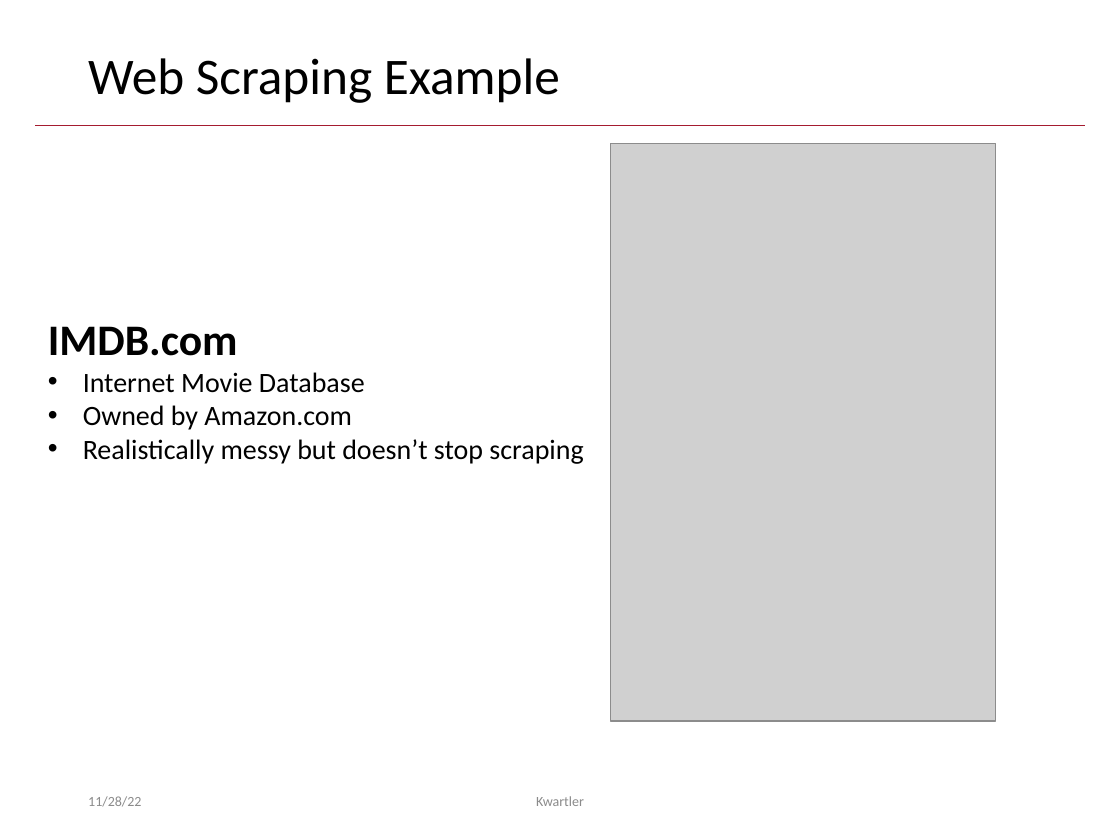
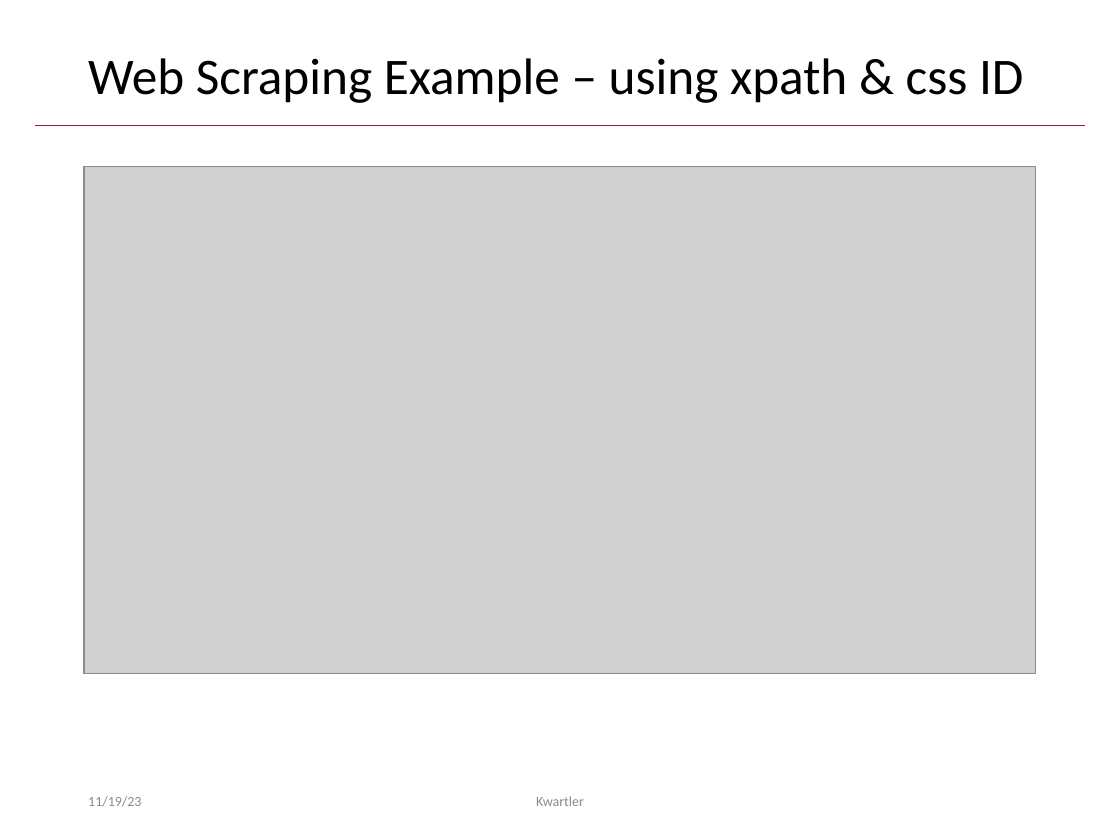
Before and after one commit to kwartler/Harvard_DataMining_Business_Student, a slide deck: slide 5 of Lessons/K_DataSources_Scraping_APIs/B_webscraping.pptx. Drawn at 1120x840 pixels with LibreOffice and Linux fonts; fonts in the diff are those of the drawing; grey boxes stand for pictures. Boxes give left, top, right and bottom in pixels: in the first picture for what was removed or moved away, otherwise in the second. Text is boxed around its words. In the diff, an @@ line names an element or a change of style, - is before the commit and + after.

```diff
--- a/Lessons/K_DataSources_Scraping_APIs/B_webscraping.pptx
+++ b/Lessons/K_DataSources_Scraping_APIs/B_webscraping.pptx
@@ title at bbox=[88, 58, 1023, 103]: text changed @@
-Web Scraping Example
+Web Scraping Example – using xpath & css ID
@@ picture removed at bbox=[610, 143, 996, 721] @@
@@ picture added at bbox=[84, 166, 1036, 673] @@
@@ text removed at bbox=[48, 326, 583, 464] @@
-IMDB.com
-• Internet Movie Database
-• Owned by Amazon.com
-• Realistically messy but doesn’t stop scraping
@@ text at bbox=[88, 796, 141, 807]: text changed @@
-11/28/22
+11/19/23
```
Also in this commit, not shown: 8 other slides changed, 15 other files.
